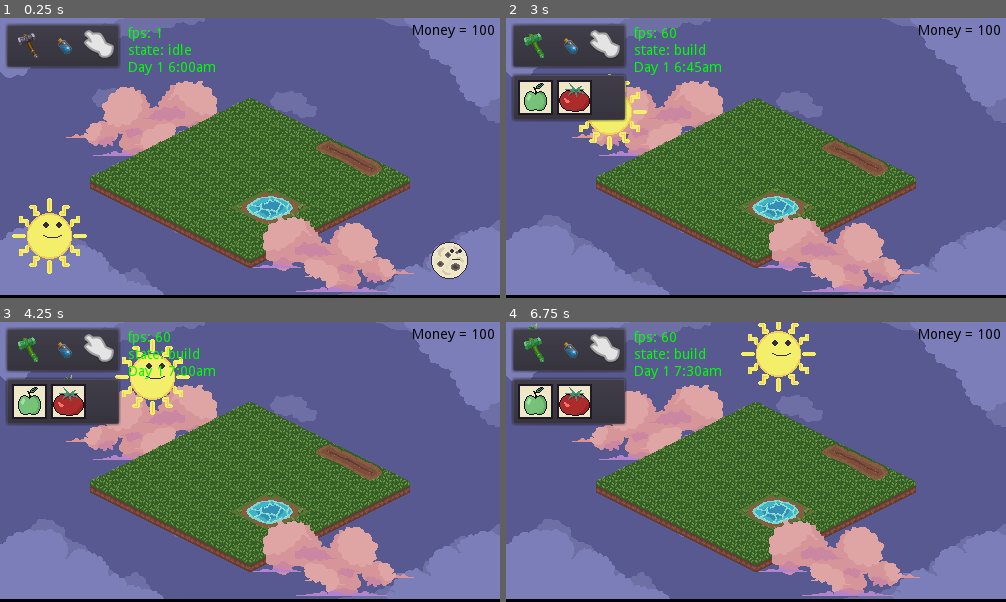
Above: before the commit, frames 1-4 (two rows, left to right).
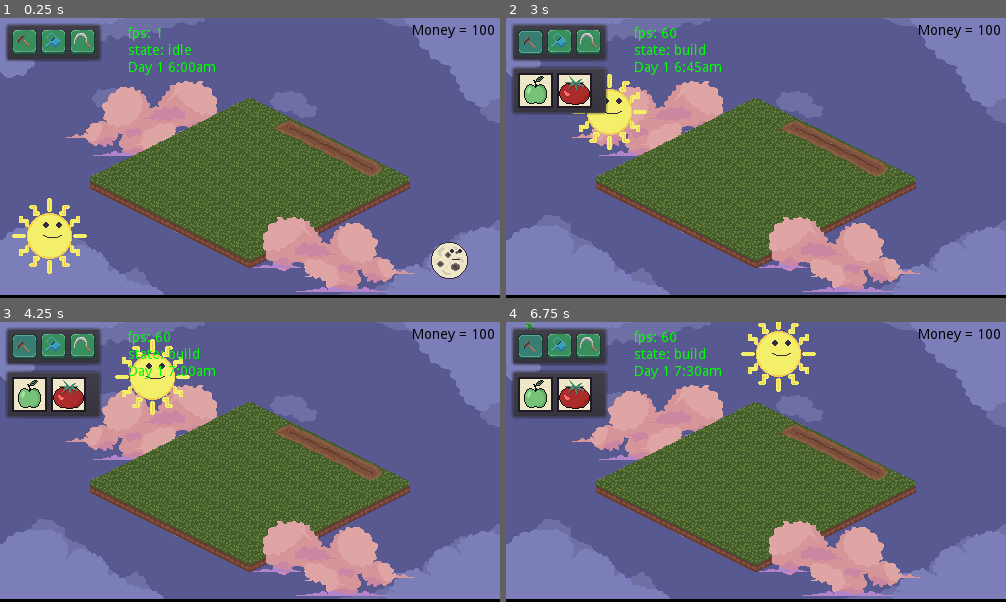
Above: after the commit, the same moments.

Repository: Valentino-02/New-Wild-Jam
Game: Godot game, scene res://src/levels/Test_Level.tscn
The game is run twice, just before and just after one commit, with the same random seed, the same clock (stepped at 60 frames per second) and the same inputs.
Inputs (mouse positions are in pixels of both pictures, inside the frame that each line leads up to; where the layout moved, square brackets give the same spot in the first picture):
- Up to frame 1 (0.25 s): no input
- Up to frame 2 (3 s): click (531, 43) [536, 46] at 0.5 s; click (561, 43) [571, 46] at 1.25 s; click (586, 43) [606, 46] at 2 s; click (531, 43) [536, 46] at 2.75 s
- Up to frame 3 (4.25 s): click (70, 400) at 3.52 s
- Up to frame 4 (6.75 s): click (576, 394) at 4.27 s; click (561, 347) [571, 350] at 5 s; click (586, 347) [606, 350] at 5.75 s; click (531, 347) [536, 350] at 6.5 s

The runs differ from the first frame. In frame 1, 4.2% of the frame differs, in the area x 1-75%, y 2-75%; in frame 2, 7.0%; in frame 3, 7.1%; in frame 4, 7.1%, in the area x 1-75%, y 0-75%.

Commit message:
Updated art

Diff:
--- a/src/UI/ActionMenu.tscn
+++ b/src/UI/ActionMenu.tscn
@@ -1,14 +1,17 @@
-[gd_scene load_steps=10 format=2]
+[gd_scene load_steps=13 format=2]
 
-[ext_resource path="res://assets/sprites/UI/build_icon.png" type="Texture" id=1]
+[ext_resource path="res://assets/sprites/UI/hammer_button_pressed.png" type="Texture" id=1]
 [ext_resource path="res://src/UI/Build_List.tscn" type="PackedScene" id=2]
 [ext_resource path="res://src/UI/Action_Menu.gd" type="Script" id=3]
-[ext_resource path="res://assets/sprites/UI/water_icon.png" type="Texture" id=4]
-[ext_resource path="res://assets/sprites/UI/build_icon_pressed.png" type="Texture" id=5]
-[ext_resource path="res://assets/sprites/UI/water_icon_pressed.png" type="Texture" id=6]
+[ext_resource path="res://assets/sprites/UI/water_button_normal.png" type="Texture" id=4]
+[ext_resource path="res://assets/sprites/UI/hammer_button_normal.png" type="Texture" id=5]
+[ext_resource path="res://assets/sprites/UI/water_button_pressed.png" type="Texture" id=6]
 [ext_resource path="res://src/UI/Info_Panel.tscn" type="PackedScene" id=7]
-[ext_resource path="res://assets/sprites/UI/harvest_icon.png" type="Texture" id=8]
-[ext_resource path="res://assets/sprites/UI/harvest_icon_pressed.png" type="Texture" id=9]
+[ext_resource path="res://assets/sprites/UI/hammer_button_disabled.png" type="Texture" id=8]
+[ext_resource path="res://assets/sprites/UI/sickle_button_normal.png" type="Texture" id=9]
+[ext_resource path="res://assets/sprites/UI/water_button_disabled.png" type="Texture" id=10]
+[ext_resource path="res://assets/sprites/UI/sickle_button_pressed.png" type="Texture" id=11]
+[ext_resource path="res://assets/sprites/UI/sickle_button_disabled.png" type="Texture" id=12]
 
 [node name="ActionMenu" type="Control"]
 anchor_right = 1.0
@@ -24,43 +27,49 @@
 margin_top = 5.0
 margin_right = 87.0
 margin_bottom = 51.0
+__meta__ = {
+"_edit_use_anchors_": false
+}
 
 [node name="PanelContainer" type="PanelContainer" parent="VBoxContainer"]
-margin_right = 116.0
-margin_bottom = 46.0
+margin_right = 97.0
+margin_bottom = 39.0
 size_flags_horizontal = 0
 
 [node name="HBoxContainer" type="HBoxContainer" parent="VBoxContainer/PanelContainer"]
 margin_left = 7.0
 margin_top = 7.0
-margin_right = 109.0
-margin_bottom = 39.0
+margin_right = 90.0
+margin_bottom = 32.0
 
 [node name="BuildButton" type="TextureButton" parent="VBoxContainer/PanelContainer/HBoxContainer"]
-margin_right = 32.0
-margin_bottom = 32.0
+margin_right = 25.0
+margin_bottom = 25.0
 toggle_mode = true
 action_mode = 0
-texture_normal = ExtResource( 1 )
-texture_pressed = ExtResource( 5 )
+texture_normal = ExtResource( 5 )
+texture_pressed = ExtResource( 1 )
+texture_disabled = ExtResource( 8 )
 
 [node name="WaterButton" type="TextureButton" parent="VBoxContainer/PanelContainer/HBoxContainer"]
-margin_left = 36.0
-margin_right = 68.0
-margin_bottom = 32.0
+margin_left = 29.0
+margin_right = 54.0
+margin_bottom = 25.0
 toggle_mode = true
 action_mode = 0
 texture_normal = ExtResource( 4 )
 texture_pressed = ExtResource( 6 )
+texture_disabled = ExtResource( 10 )
 
 [node name="HarvestButton" type="TextureButton" parent="VBoxContainer/PanelContainer/HBoxContainer"]
-margin_left = 72.0
-margin_right = 102.0
-margin_bottom = 32.0
+margin_left = 58.0
+margin_right = 83.0
+margin_bottom = 25.0
 toggle_mode = true
 action_mode = 0
-texture_normal = ExtResource( 8 )
-texture_pressed = ExtResource( 9 )
+texture_normal = ExtResource( 9 )
+texture_pressed = ExtResource( 11 )
+texture_disabled = ExtResource( 12 )
 __meta__ = {
 "_edit_use_anchors_": false
 }
Binary file added: assets/sprites/UI/Screenshot 2021-12-18 at 23.25.00.png
Not shown, added: assets/sprites/UI/Screenshot 2021-12-18 at 23.25.00.png.import
Binary file added: assets/sprites/UI/UI_buttons_bg.png
Not shown, added: assets/sprites/UI/UI_buttons_bg.png.import
Binary file added: assets/sprites/UI/hammer_button_disabled.png
Not shown, added: assets/sprites/UI/hammer_button_disabled.png.import
Binary file added: assets/sprites/UI/hammer_button_normal.png
Not shown, added: assets/sprites/UI/hammer_button_normal.png.import
Binary file added: assets/sprites/UI/hammer_button_pressed.png
Not shown, added: assets/sprites/UI/hammer_button_pressed.png.import
Binary file added: assets/sprites/UI/sickle_button_disabled.png
Not shown, added: assets/sprites/UI/sickle_button_disabled.png.import
(and 71 more such lines)
